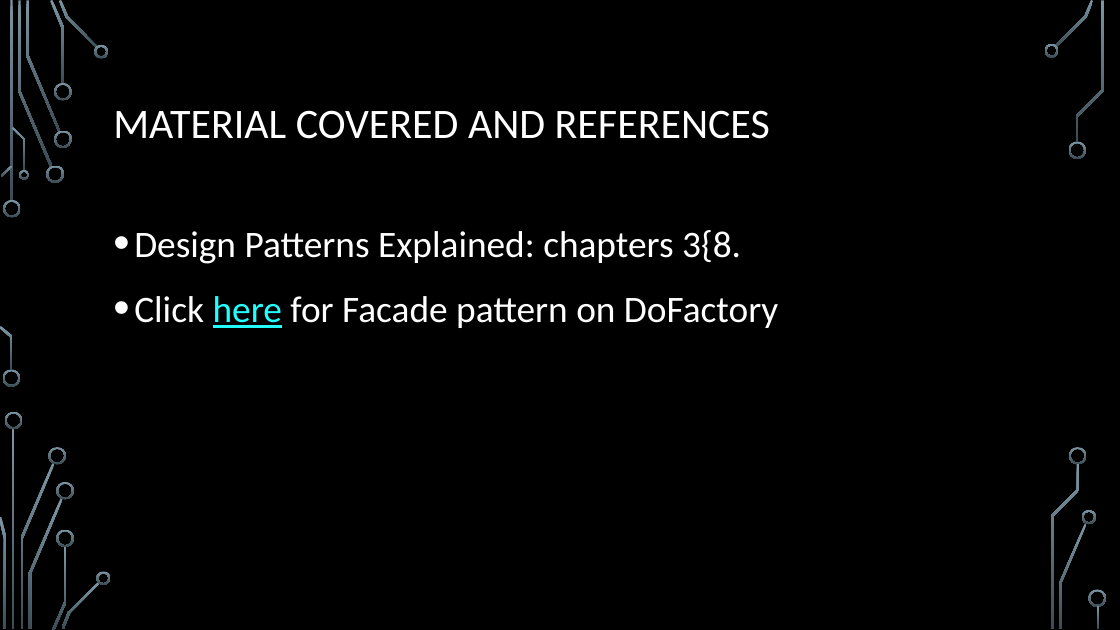
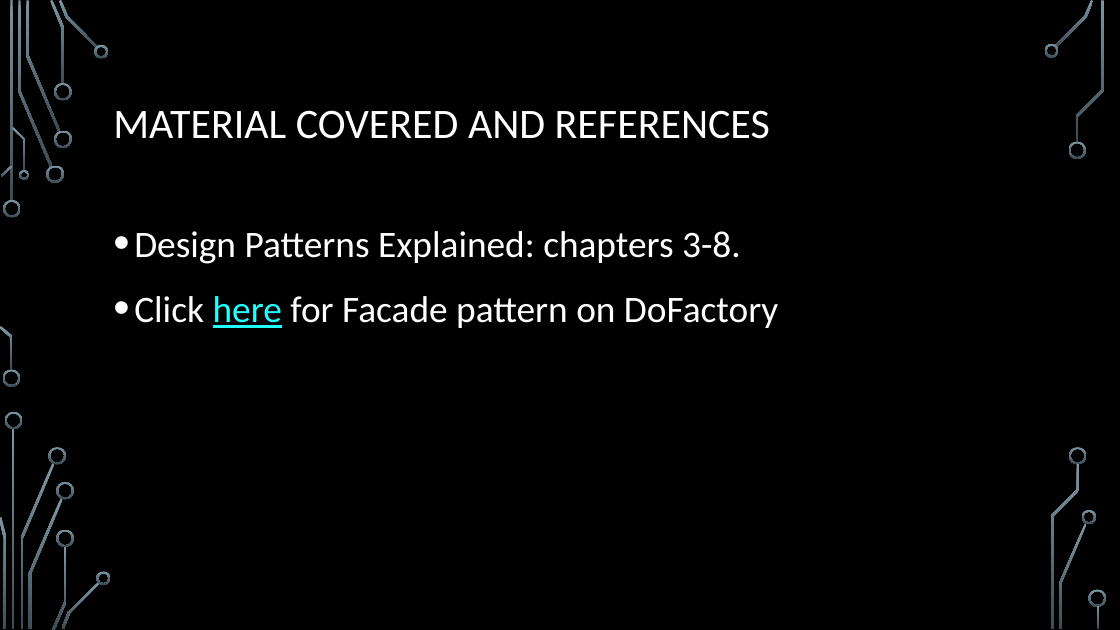
Before and after one commit to egges/mso, a slide deck: slide 18 of slides/39 - Facade.pptx. Drawn at 1120x630 pixels with LibreOffice and Linux fonts; fonts in the diff are those of the drawing; background and template pictures are left out. Boxes give left, top, right and bottom in pixels: in the first picture for what was removed or moved away, otherwise in the second. Text is boxed around its words. In the diff, an @@ line names an element or a change of style, - is before the commit and + after.

Commit message:
Minor fix in Facade slides. Added adapter slides.

```diff
--- a/slides/39 - Facade.pptx
+++ b/slides/39 - Facade.pptx
@@ text at bbox=[134, 231, 741, 264]: text changed @@
-• Design Patterns Explained: chapters 3{8.
+• Design Patterns Explained: chapters 3-8.
```
Also in this commit, not shown: 1 other file.
